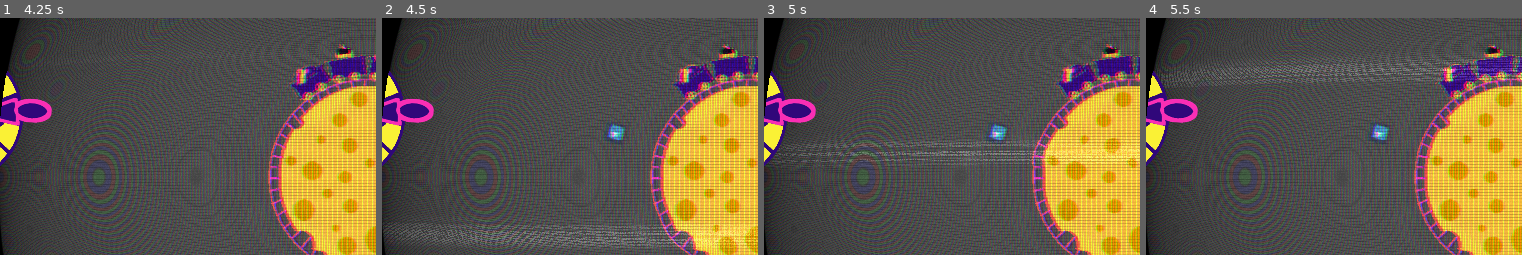
Above: before the commit, frames 1-4 (left to right).
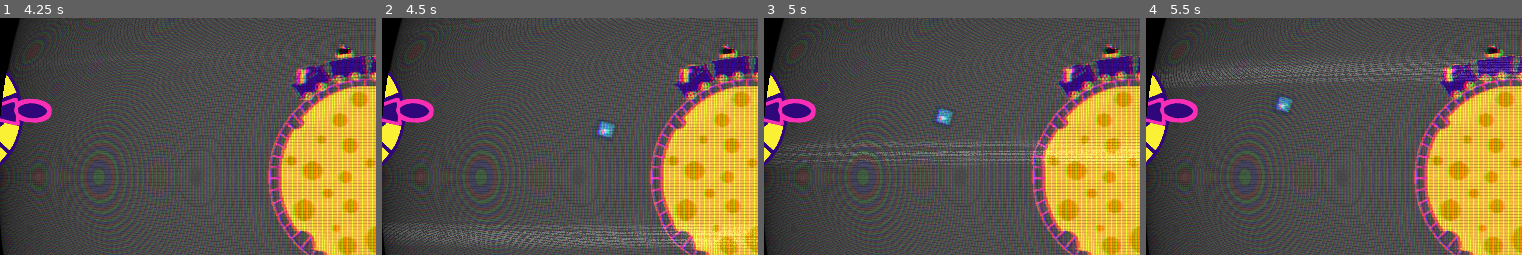
Above: after the commit, the same moments.

Repository: emmdie/MoonGame
Game: Godot game, scene res://scene/Levels/Level.tscn
Same seed, same stepped clock (60 frames per second), same inputs: the game is played once before the commit and once after it. The engine's default icon, where the game draws it, is replaced by a stand-in: a white triangle on a blue panel in a dark square.
Inputs (mouse positions are % of the whole screen's width and height, from its top left):
- Up to frame 1 (4.25 s): move the mouse to (73, 45) at 0.52 s; hold W (speed_up) 0.53-1.28 s; tap one key every 0.75 s from 0.6 s: 1 (select_cart1) 2 (select_cart2) 3 (select_cart3) 4 (select_cart4) 5 (select_cart5); move the mouse to (29, 55) at 1.27 s; hold Down (speed_down) 1.28-2.03 s; move the mouse to (61, 27) at 2.02 s; hold W (speed_up) 2.03-3.53 s; move the mouse to (45, 71) at 2.77 s; move the mouse to (82, 66) at 3.52 s; hold Down (speed_down) from 3.53 s (still down)
- Up to frame 2 (4.5 s): keep holding Down (speed_down); move the mouse to (18, 34) at 4.27 s; click (18, 34) at 4.35 s
- Up to frame 3 (5 s): keep holding Down (speed_down)
- Up to frame 4 (5.5 s): keep holding Down (speed_down); move the mouse to (55, 50) at 5.02 s; tap 1 (select_cart1) at 5.1 s
The pictures show only the part of the screen within x 1-51%, y 16-66%; the shares and areas given below are measured in that part.

Frame 1 is identical in both runs. In frame 2, 0.4% of the frame differs, in the area x 56-65%, y 43-53%; in frame 3, 0.5%, in the area x 44-65%, y 37-54%; in frame 4, 0.5%.

Commit message:
bullets now have velocity

Diff:
--- a/scene/Train/Turrets/Bullet.gd
+++ b/scene/Train/Turrets/Bullet.gd
@@ -2,12 +2,12 @@
 
 signal hit_mouse
 
-var speedx = 100
-var speedy = 100
+var speed = 10
 
 
 func _physics_process(delta):
-	Position2D
+	var velocity = ($Position2D.global_position -  $Position2D2.global_position) * delta * speed
+	global_position = global_position + velocity
 
 func _ready():
 	pass
@@ -16,8 +16,9 @@
 	if body.is_in_group("mice"):
 		emit_signal("hit_mouse")
 		body.queue_free()
+	print(body.get_name())
 	queue_free()
 
-
 func _on_VisibilityNotifier2D_viewport_exited(_viewport):
+	print("vis")
 	queue_free()
--- a/scene/Train/Turrets/Bullet.tscn
+++ b/scene/Train/Turrets/Bullet.tscn
@@ -7,11 +7,9 @@
 extents = Vector2( 7, 7 )
 
 [node name="Bullet" type="Area2D"]
+rotation = 0.666716
 z_index = -1
 script = ExtResource( 2 )
-__meta__ = {
-"_edit_group_": true
-}
 
 [node name="Sprite" type="Sprite" parent="."]
 texture = ExtResource( 1 )
@@ -21,5 +19,10 @@
 
 [node name="VisibilityNotifier2D" type="VisibilityNotifier2D" parent="."]
 
+[node name="Position2D" type="Position2D" parent="."]
+position = Vector2( 30, 0 )
+
+[node name="Position2D2" type="Position2D" parent="."]
+
 [connection signal="body_entered" from="." to="." method="_on_Bullet_body_entered"]
 [connection signal="viewport_exited" from="VisibilityNotifier2D" to="." method="_on_VisibilityNotifier2D_viewport_exited"]
